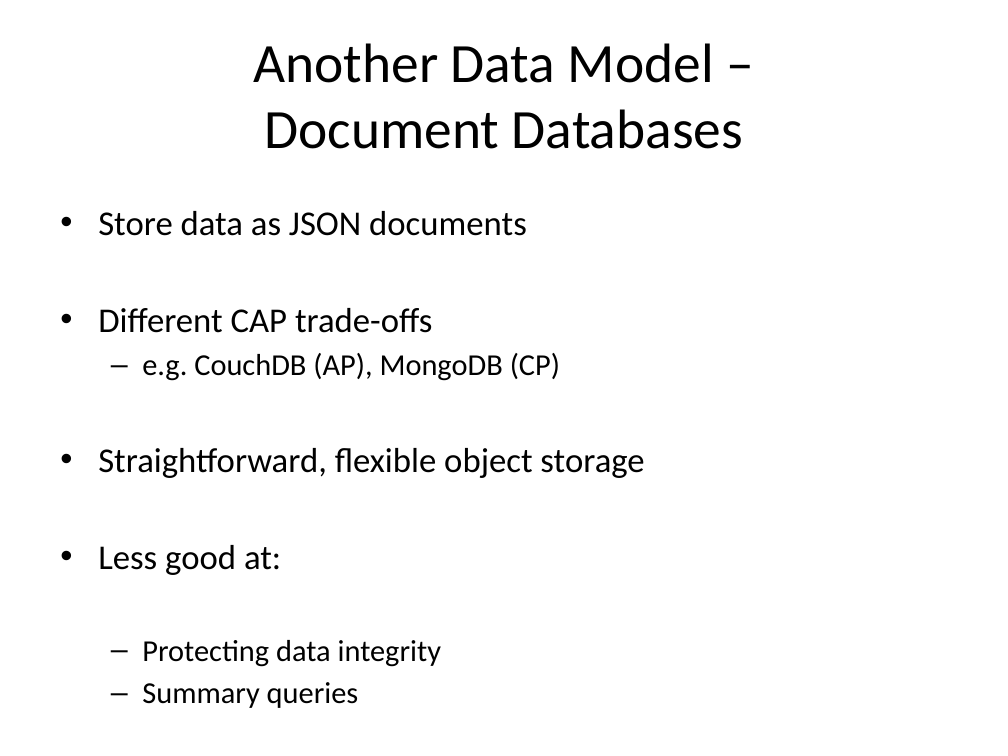
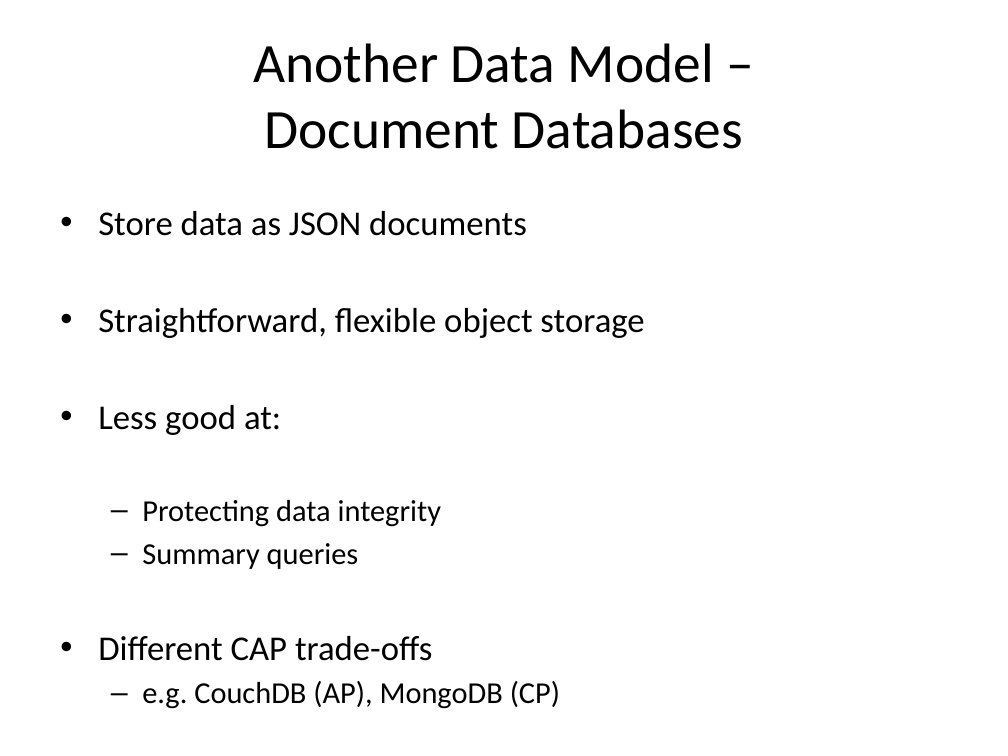
Before and after one commit to alexdgarland/database-demos, a slide deck: slide 30 of Slides/Not Only SQL - Picking A Database for DotNET.pptx. Drawn at 1008x756 pixels with LibreOffice and Linux fonts; fonts in the diff are those of the drawing. Boxes give left, top, right and bottom in pixels: in the first picture for what was removed or moved away, otherwise in the second. Text is boxed around its words. In the diff, an @@ line names an element or a change of style, - is before the commit and + after.

```diff
--- a/Slides/Not Only SQL - Picking A Database for DotNET.pptx
+++ b/Slides/Not Only SQL - Picking A Database for DotNET.pptx
@@ text at <box>98,308,560,381</box>: paragraphs removed @@
-• Different CAP trade-offs
-  – e.g. CouchDB (AP), MongoDB (CP)
@@ text at <box>98,636,560,709</box>: paragraphs added @@
+• Different CAP trade-offs
+  – e.g. CouchDB (AP), MongoDB (CP)
```
Also in this commit, not shown: 5 other slides changed, 1 slide removed.
